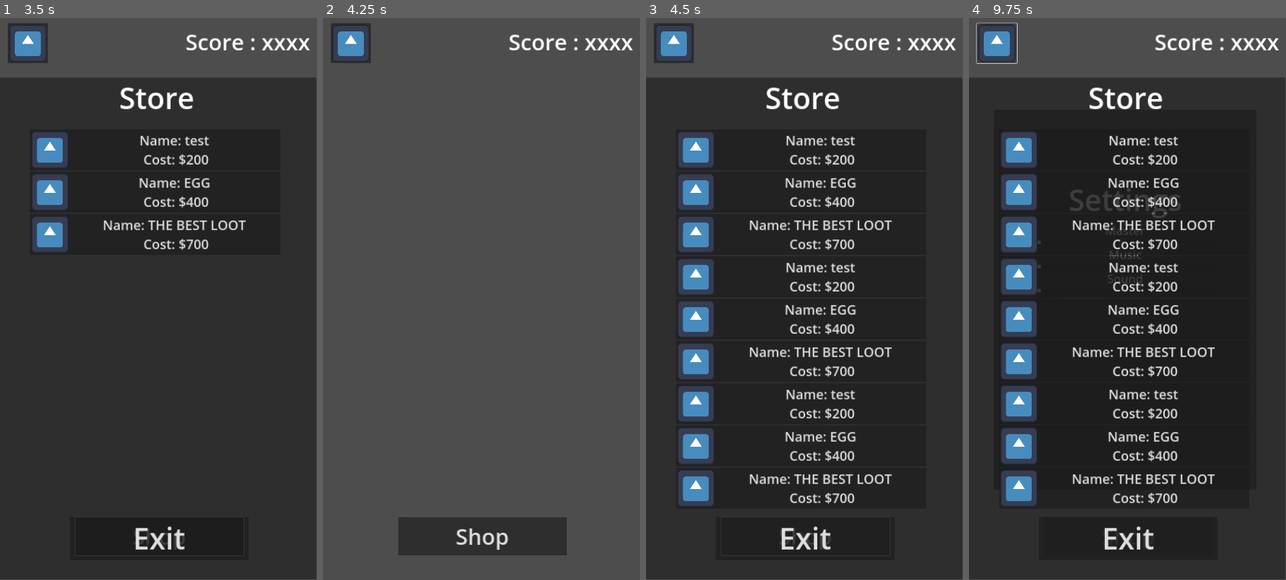
Above: before the commit, frames 1-4 (left to right).
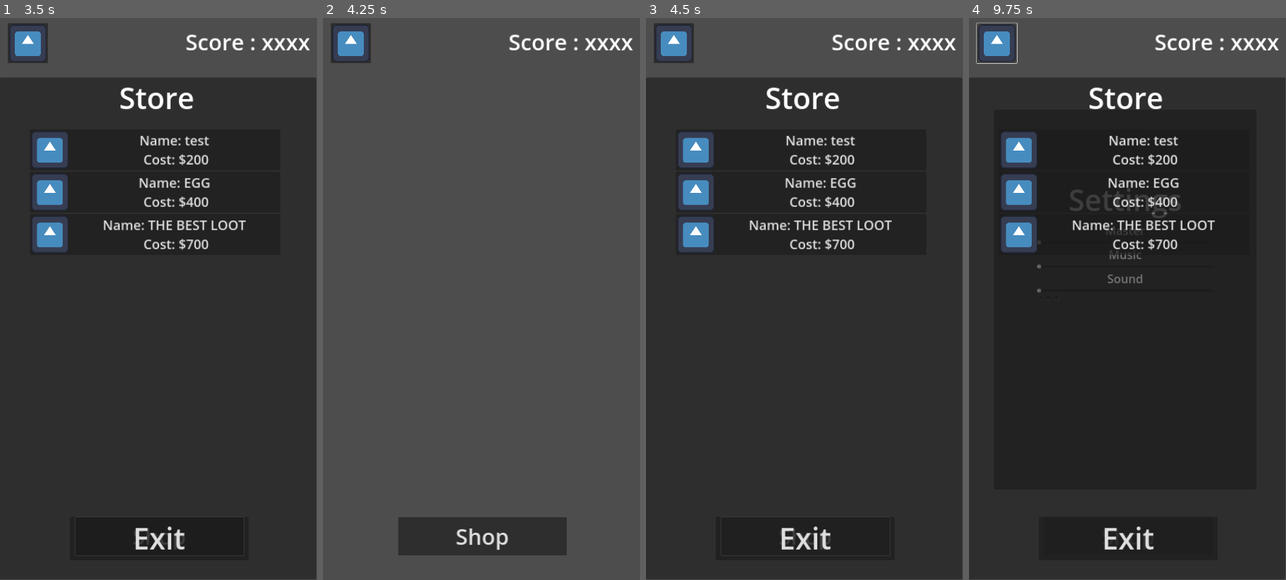
Above: after the commit, the same moments.

Repository: wooshdude/idleclicker
Game: Godot game, scene res://game.tscn
The game is run twice, just before and just after one commit, with the same random seed, the same clock (stepped at 60 frames per second) and the same inputs. The engine's default icon, where the game draws it, is replaced by a stand-in: a white triangle on a blue panel in a dark square.
Inputs (mouse positions are in pixels of both pictures, inside the frame that each line leads up to):
- Up to frame 1 (3.5 s): click "Shop" at 0.5 s; click "Name: test Cost: $200" at 1.25 s; click "Name: EGG Cost: $400" at 2 s; click "Name: THE BEST LOOT Cost: $700" at 2.75 s
- Up to frame 2 (4.25 s): click "Shop" at 3.5 s
- Up to frame 3 (4.5 s): click "Shop" at 4.25 s
- Up to frame 4 (9.75 s): click "Name: test Cost: $200" at 5 s; click "Name: EGG Cost: $400" at 5.75 s; click "Name: THE BEST LOOT Cost: $700" at 6.5 s; click "Name: test Cost: $200" at 7.25 s; click "Name: EGG Cost: $400" at 8 s; click "Name: THE BEST LOOT Cost: $700" at 8.75 s; click (997, 40) at 9.5 s

Frames 1-2 are identical in both runs. In frame 3, 6.8% of the frame differs, in the area x 10-78%, y 42-87%; in frame 4, 7.0%.

Commit message:
Updated Button Loader
fixed bug were multiple buttons would spawn

Diff:
--- a/Store.gd
+++ b/Store.gd
@@ -14,9 +14,14 @@
 	LootBoxManager.loot_box_list
 
 
-func _on_v_box_container_visibility_changed():
-	if (v_box_container.visible == true):
-		for i in LootBoxManager.loot_box_list:
-			var new_button = LOOT_BOX.instantiate()
-			v_box_container.add_child(new_button)
-			new_button.load_button(i)
+
+func _on_visibility_changed():
+		if (visible == true):
+			for i in LootBoxManager.loot_box_list:
+				var new_button = LOOT_BOX.instantiate()
+				v_box_container.add_child(new_button)
+				new_button.load_button(i)
+		else:
+			for n in v_box_container.get_children():
+				v_box_container.remove_child(n)
+				n.queue_free()
--- a/ui.tscn
+++ b/ui.tscn
@@ -171,5 +171,6 @@
 
 [connection signal="pressed" from="SettingsButton" to="." method="_on_settings_button_pressed"]
 [connection signal="pressed" from="StoreButton" to="." method="_on_store_button_pressed"]
+[connection signal="visibility_changed" from="Store" to="Store" method="_on_visibility_changed"]
 [connection signal="visibility_changed" from="Store/ScrollContainer/MarginContainer/VBoxContainer" to="Store" method="_on_v_box_container_visibility_changed"]
 [connection signal="pressed" from="Store/ExitButton" to="." method="_on_exit_button_pressed"]
